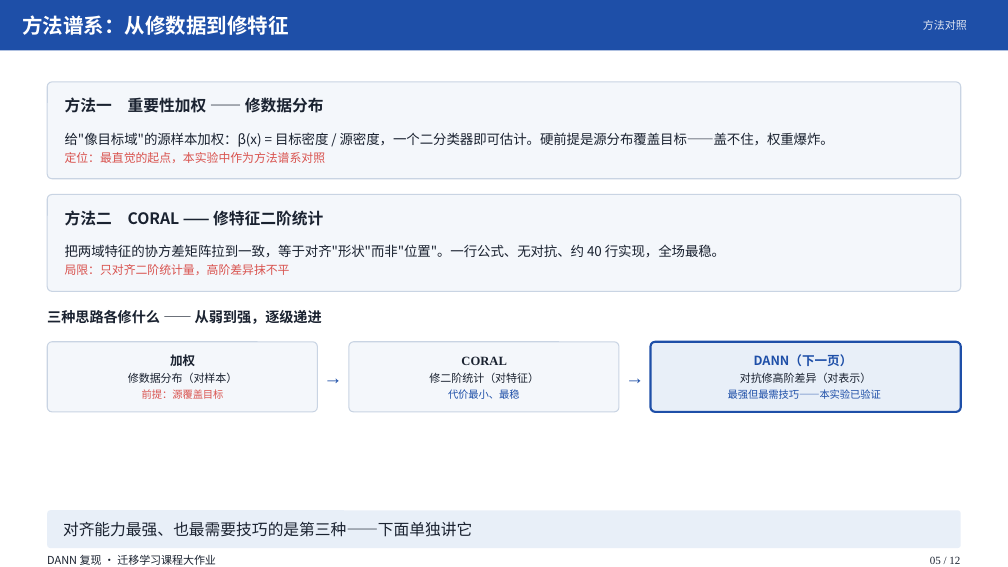
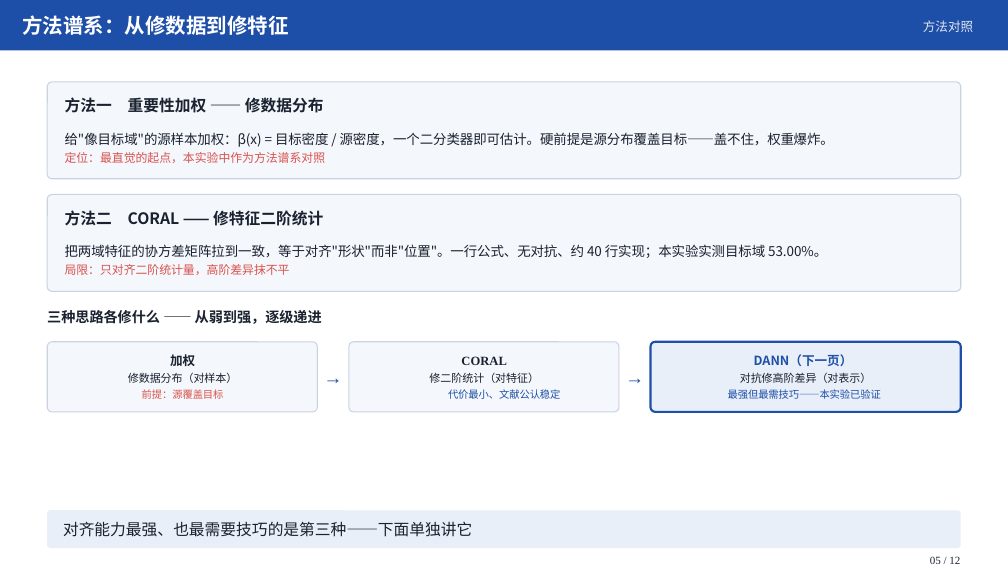
Before and after one commit to IsukaShinji/2026-fall-transfer-learning, a slide deck: slide 5 of 个人展示/汇报/DANN域自适应汇报/DANN域自适应汇报.pptx. Drawn at 1008x567 pixels with LibreOffice and Linux fonts; fonts in the diff are those of the drawing. Boxes give left, top, right and bottom in pixels: in the first picture for what was removed or moved away, otherwise in the second. Text is boxed around its words. In the diff, an @@ line names an element or a change of style, - is before the commit and + after.

Commit message:
实测补充：三seed统计 + CORAL基线 + 撤回固定λ最优结论
- γ=10 三seed：92.95/95.98/91.85 → 93.59%±2.14%（极差4.13点）
- 固定λ三seed：2例正常、seed44早期崩溃（10.33%）——撤回'固定λ最好'
- CORAL基线实测53.00%；新增 src/coral_baseline.py
- PPT P5/P8/P10/P11、逐字稿正文与Q&A、两份README 全部按实测口径更新
- 早期满强度对抗为可能诱因（机制未验证、不外推），不写无证据的'初始化脆弱'因果

```diff
--- a/个人展示/汇报/DANN域自适应汇报/DANN域自适应汇报.pptx
+++ b/个人展示/汇报/DANN域自适应汇报/DANN域自适应汇报.pptx
@@ text "方法对照" at (x1=923, y1=20, x2=973, y2=32): size 10.5 to 12 pt @@
@@ text at (x1=65, y1=244, x2=827, y2=258): text changed @@
-把两域特征的协方差矩阵拉到一致，等于对齐"形状"而非"位置"。一行公式、无对抗、约 40 行实现，全场最稳。
+把两域特征的协方差矩阵拉到一致，等于对齐"形状"而非"位置"。一行公式、无对抗、约 40 行实现；本实验实测目标域 53.00%。
@@ text at (x1=448, y1=389, x2=560, y2=399): text changed @@
-代价最小、最稳
+代价最小、文献公认稳定
@@ text removed at (x1=47, y1=554, x2=216, y2=565) @@
-DANN 复现 · 迁移学习课程大作业
```
Also in this commit, not shown: 10 other slides changed, 5 other files.
